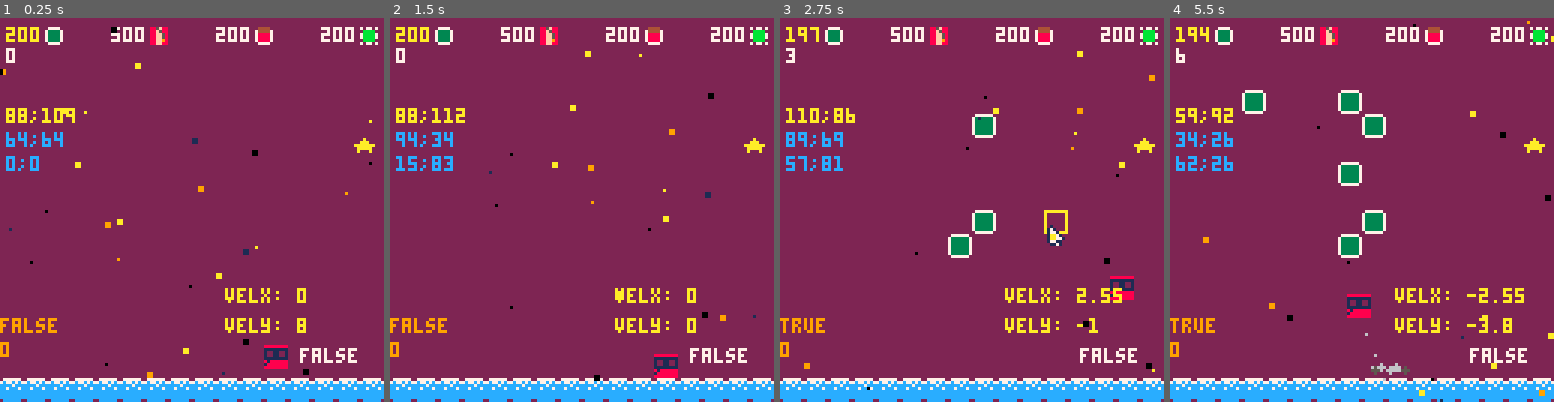
Above: before the commit, frames 1-4 (left to right).
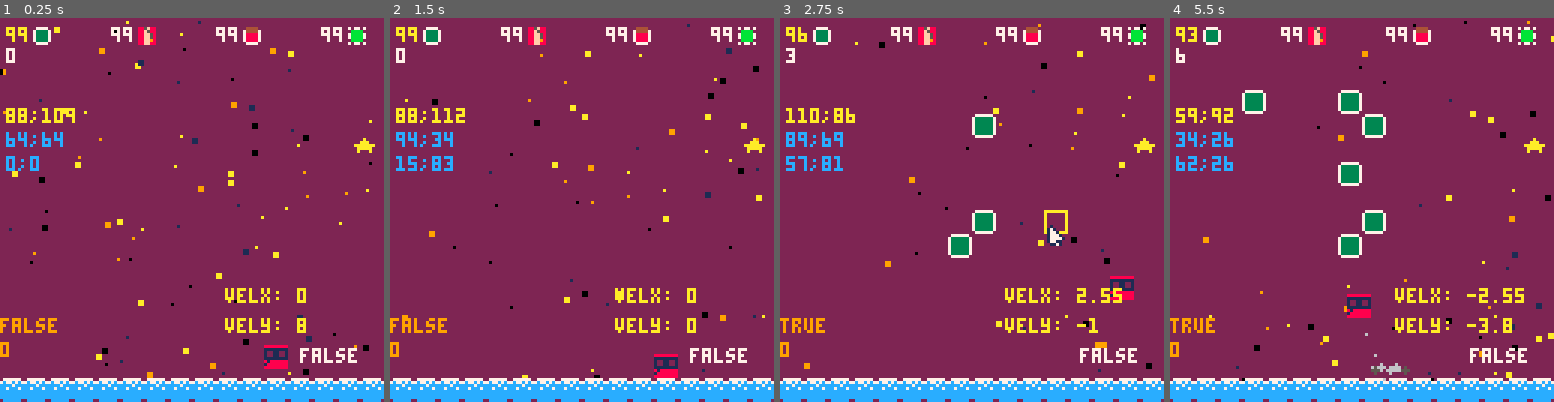
Above: after the commit, the same moments.

Repository: FlavioIero/PlatformMaker
Game: PICO-8 cartridge platformmaker.p8
The game is run twice, just before and just after one commit, with the same random seed, the same clock (stepped at 60 frames per second) and the same inputs.
Inputs (mouse positions are in pixels of both pictures, inside the frame that each line leads up to):
- Up to frame 1 (0.25 s): no input
- Up to frame 2 (1.5 s): tap X (X key) at 0.33, 1.07 s; click (670, 121) at 0.67 s; tap O (Z key) at 0.7 s; click (436, 267) at 1.22 s
- Up to frame 3 (2.75 s): hold Right 1.6-2.1 s; tap O (Z key) at 1.7, 2.1, 2.5 s; click (887, 114) at 1.77 s; tap X (X key) at 1.85 s; hold Up 2.15-2.42 s; click (952, 259) at 2.32 s; hold Right from 2.47 s (still down)
- Up to frame 4 (5.5 s): click (1404, 106) at 2.87 s; tap O (Z key) every 0.4 s from 2.9 to 5.3 s; tap X (X key) at 2.97, 4.08, 5.2 s; release Right at 3.03 s; hold Left 3.08-3.58 s; click (1465, 256) at 3.42 s; hold Down 3.63-3.97 s; click (1231, 102) at 3.97 s; hold Right 4.02-4.68 s; click (1292, 248) at 4.52 s; hold Up 4.73-5.03 s; click (1354, 94) at 5.07 s; hold Left from 5.08 s (still down)

The runs differ from the first frame. In frame 1, 2.4% of the frame differs, in the area x 0-99%, y 0-93%; in frame 2, 2.1%; in frame 3, 2.0%; in frame 4, 2.4%.

Commit message:
particles layers

Diff:
--- a/platformmaker.p8
+++ b/platformmaker.p8
@@ -73,17 +73,17 @@
 
 	bm = blocks_mng:new()
 
-	bm:add_blocks(block_types.b_normal,200)
-	bm:add_blocks(block_types.b_tnt,500)
-	bm:add_blocks(block_types.b_slime,200)
-	bm:add_blocks(block_types.b_switch,200)
-	bm:add_blocks(block_types.b_glass,200)
+	bm:add_blocks(block_types.b_normal,99)
+	bm:add_blocks(block_types.b_tnt,99)
+	bm:add_blocks(block_types.b_slime,99)
+	bm:add_blocks(block_types.b_switch,99)
+	bm:add_blocks(block_types.b_glass,99)
 
 	-- particles
 	pm = particles_manager:new()
 
 	if make_parts then
-		for i=1,30 do
+		for i=1,100 do
 			pm:add_particle(particle:new({
 				x = -rnd(30)+rnd(140),
 				y = rnd(128),
@@ -117,7 +117,7 @@
 				draw = function(self)
 					rectfill(self.x,self.y,self.x+self.r,self.y+self.r,self.col)
 				end,
-			}))
+			}),1)
 		end
 	end
 
@@ -170,13 +170,13 @@
 
 function draw_game()
 	cls(2)
+	pm:draw(1)
 	map(0,0,0,0,16,16)
-
 	bm:draw()
+	pm:draw(2)
 	p:draw()
-	pm:draw()
-
 	print("★",118,40,10)
+	pm:draw(3)
 end
 -->8
 -- utils --
@@ -358,7 +358,7 @@
 				velx = rnd(2)-rnd(2),
 				vely = -1.5-rnd(0.5),
 				weight = 0.4,
-			}))
+			}),3)
 		end
 	end,
 
@@ -381,7 +381,7 @@
 						velx = 0,
 						vely = 0,
 						weight = 0,
-					}))
+					}),2)
 				end
 				self.jump_dist_curr += 1
 		else
@@ -810,7 +810,7 @@
 					velx = rnd(5)-rnd(5),
 					vely = rnd(1)-rnd(5),
 					weight = 0.4,
-				}))
+				}),3)
 			end
 			self.x = -30000
 			self.y = -30000
@@ -1021,34 +1021,170 @@
 
 particle_mt = {__index=particle}
 
-
+--[[ parts layers:
+- 1 = on the back
+- 2 = on top of map and blocks
+- 3 = on top of everything
+-]]
 particles_manager = {
-	parts = {},
+	parts = {{},{},{}},
 
 	new = function(self,tbl)
 		tbl = tbl or {}
 		setmetatable(tbl,{__index=self})
-		tbl.parts = tbl.parts or {}
+		tbl.parts = tbl.parts or {{},{},{}}
 		return tbl
 	end,
 
 	update = function(self)
-		for p in all(self.parts) do
-			p:update()
-			if (p.l<=0) del(self.parts,p)
-		end
-	end,
-
-	draw = function(self)
-		for p in all(self.parts) do
+		for i=1,#self.parts do
+			for p in all(self.parts[i]) do
+				p:update()
+				if (p.l<=0) del(self.parts[i],p)
+			end
+		end
+	end,
+
+	draw = function(self,layer)
+		for p in all(self.parts[layer]) do
 			p:draw()
 		end
 	end,
 
-	add_particle = function(self,p)
-		add(self.parts,p)
+	add_particle = function(self,p,layer)
+		add(self.parts[layer],p)
 	end,
 }
+…(130 lines of a section not shown)…
 
 
 
Not shown, changed: 130 lines of the sprite sheet (__gfx__) section of platformmaker.p8
Not shown, changed: the thumbnail (__label__) section of platformmaker.p8
